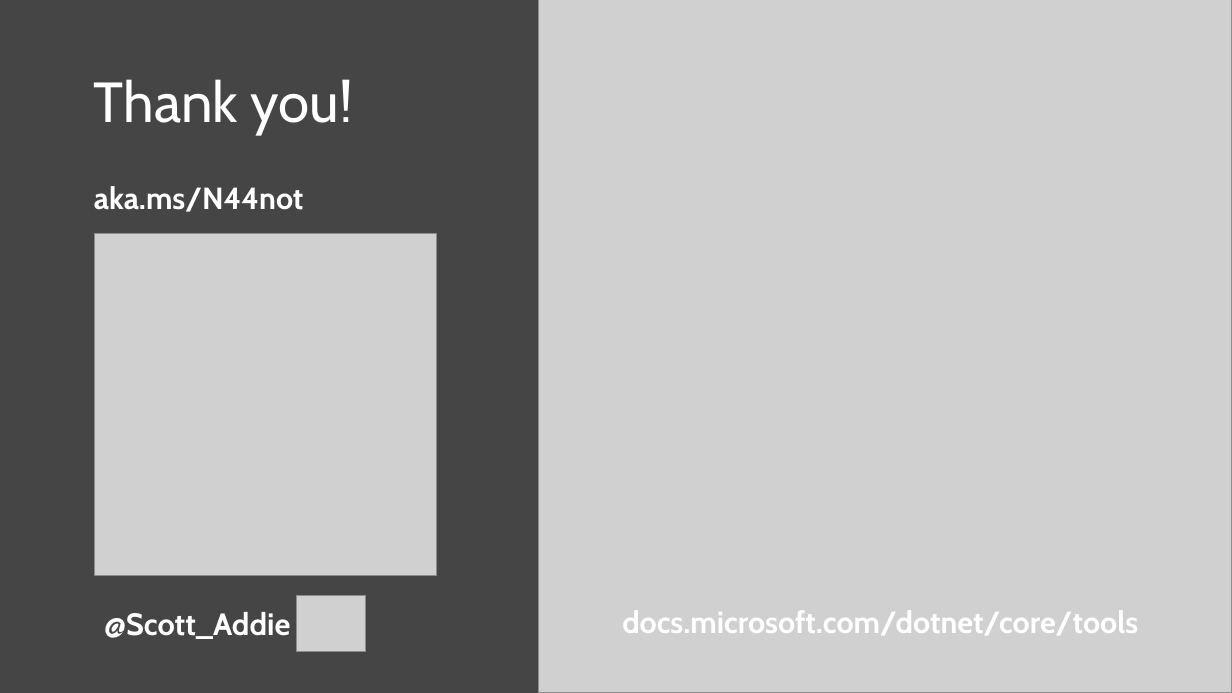
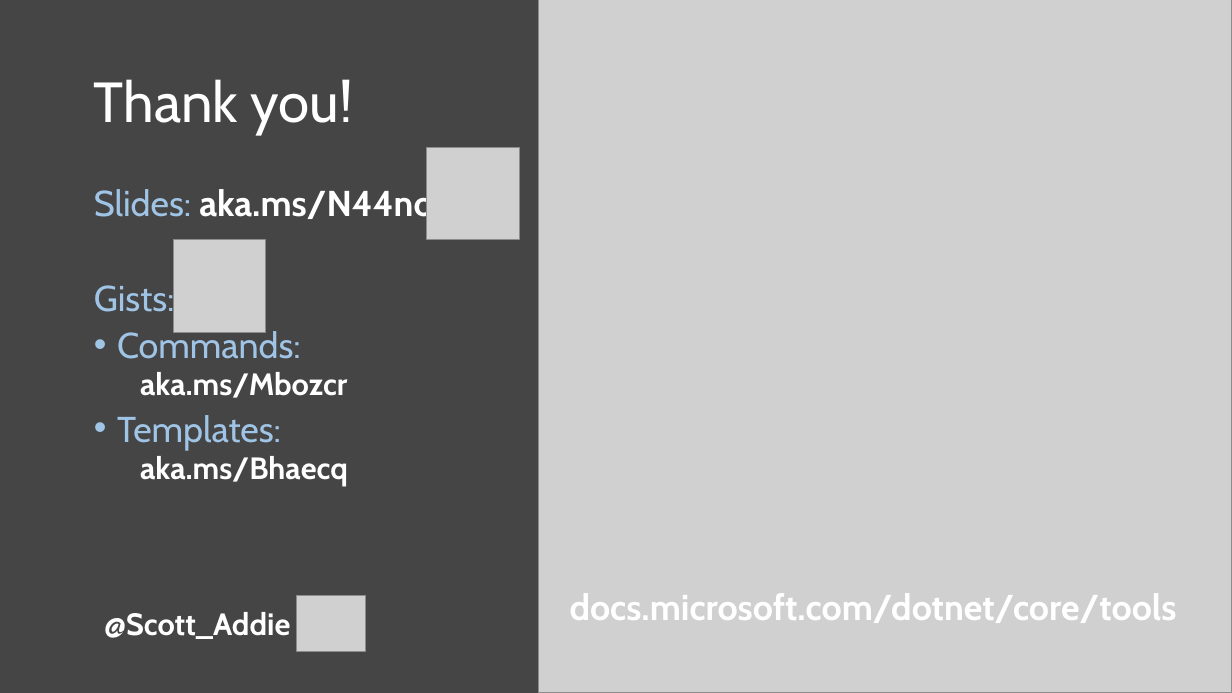
Before and after one commit to scottaddie/slide-decks, a slide deck: slide 15 of Tour de .NET Core CLI.pptx. Drawn at 1232x693 pixels with LibreOffice and Linux fonts; fonts in the diff are those of the drawing; grey boxes stand for pictures. Boxes give left, top, right and bottom in pixels: in the first picture for what was removed or moved away, otherwise in the second. Text is boxed around its words. In the diff, an @@ line names an element or a change of style, - is before the commit and + after.

Commit message:
Add gist links to last slide

```diff
--- a/Tour de .NET Core CLI.pptx
+++ b/Tour de .NET Core CLI.pptx
@@ picture added at [427,148,519,240] @@
@@ text at [94,186,446,485]: text changed; size 23.8 to 28 pt @@
-aka.ms/N44not
+Slides: aka.ms/N44not
+Gists:
+• Commands:
+  aka.ms/Mbozcr
+• Templates:
+  aka.ms/Bhaecq
@@ picture removed at [94,233,436,575] @@
@@ picture added at [174,240,266,333] @@
@@ text at [570,593,1177,623]: size 23.8 to 28 pt in "docs.microsoft.com/dotnet/core/tools"; line spacing 0.7 to 0.8 @@
```
